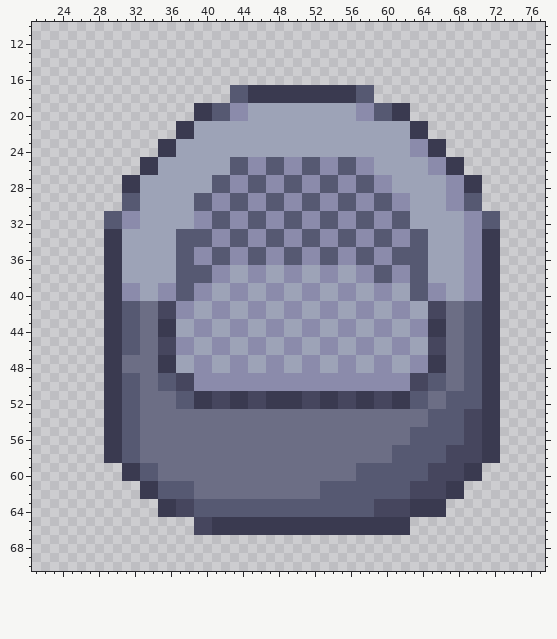
Sprite sheet: TileSets/TileSet bearbeitet/test.png. That is the earlier state.
The file is 96x96 pixels. Shown: x 21..77, y 10..70. The old version is drawn lined up with the new one, on the new canvas.
After the commit:
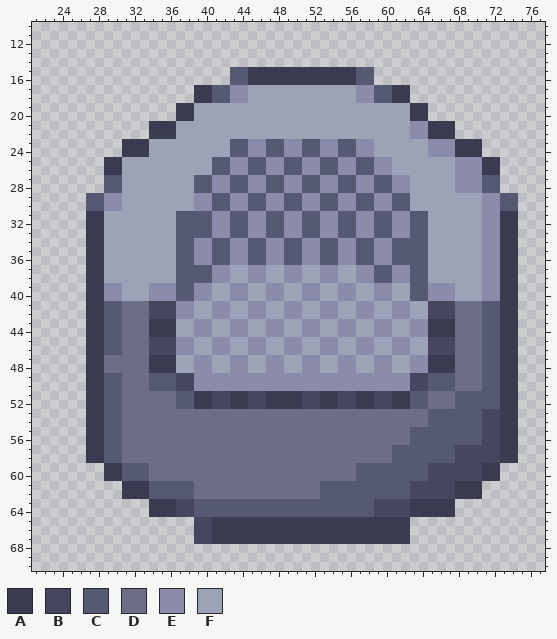
Palette (. is transparent): A #3a3a50  B #46465e  C #565972  D #6c6e85  E #8b8bab  F #9da3b7
Changes in this commit:
canvas 96x96 -> 102x102, the old top-left corner now at 3,3
Changed rows in their new state; - is an unchanged pixel.
first column x 27:
15 ----------------CCAAAAAAAAAAAACC----------------
16 ----------------CCAAAAAAAAAAAACC----------------
17 ------------AACCEEFFFFFFFFFFFFEECCAA------------
18 ------------AACCEEFFFFFFFFFFFFEECCAA------------
19 ----------AAFFFFFF------------FFFFFFAA----------
20 ----------AAFFFFFF------------FFFFFFAA----------
21 -------AAAFF------------------------EEAAA-------
22 -------AAAFF------------------------EEAAA-------
23 ----AAAFFF------CCEECCEECCEECCEE----FFEEEAAA----
24 ----AAAFFF------CCEECCEECCEECCEE----FFEEEAAA----
25 --AAFFFF------CCEECCEECCEECCEECCEE----FFFEEEAA--
26 --AAFFFF------CCEECCEECCEECCEECCEE----FFFEEEAA--
27 --CCFF------CCEECCEECCEECCEECCEECCEE----F-EECC--
28 --CCFF------CCEECCEECCEECCEECCEECCEE----F-EECC--
29 CCEEFF------EECCEECCEECCEECCEECCEECC----FFFFEECC
30 CCEEFF------EECCEECCEECCEECCEECCEECC----FFFFEECC
31 AAFFFF----CCCCEECCEECCEECCEECCEECCEECC----FFEEAA
32 AAFFFF----CCCCEECCEECCEECCEECCEECCEECC----FFEEAA
33 AAFF--------------------------------------FFEEAA
34 AAFF--------EECCEECCEECCEECCEECCEECC------FFEEAA
35 AAFF--------------------------------------FFEEAA
36 AAFF--------------------------------------FFEEAA
37 AAFF--------------------------------------FFEEAA
38 AAFF--------------------------------------FFEEAA
39 AAEEFF-E--------------------------------E-FFEEAA
40 AAEEFF-E--------------------------------E-FFEEAA
41 AACCDD-B--------------------------------B-DDCCAA
42 AACCDD-B--------------------------------B-DDCCAA
43 AACCDD-A--------------------------------A-DDCCAA
44 AACCDD-A--------------------------------A-DDCCAA
45 AACCDD-B--------------------------------B-DDCCAA
46 AACCDD-B--------------------------------B-DDCCAA
47 AADD---A--------------------------------A-DDCCAA
48 AADD---A--------------------------------A-DDCCAA
49 AACCDD-C--------------------------------C-DDCCAA
50 AACCDD-C--------------------------------C-DDCCAA
51 AACCDD----------------------------------D---CCAA
52 AACCDD----------------------------------D---CCAA
53 AACCDD------------------------------------CCBBAA
54 AACCDD------------------------------------CCBBAA
55 AACCDD------------------------------------CCBBAA
56 AACCDD------------------------------------CCBBAA
57 AACCDD----------------------------------C---BBAA
58 AACCDD----------------------------------C---BBAA
59 --AACC-D----------------------------------BBAA--
60 --AACC-D----------------------------------BBAA--
61 ----AA-C--------------------------------B-AA----
62 ----AA-C--------------------------------B-AA----
63 -------A--------------------------------A-------
64 -------A--------------------------------A-------
67 ------------BBAAAAAAAAAAAAAAAAAAAAAA------------
Where, in picture pixels (left, top, right, bottom), the same in both pictures:
changed: (86, 67, 518, 517)
added: (194, 535, 410, 544)
